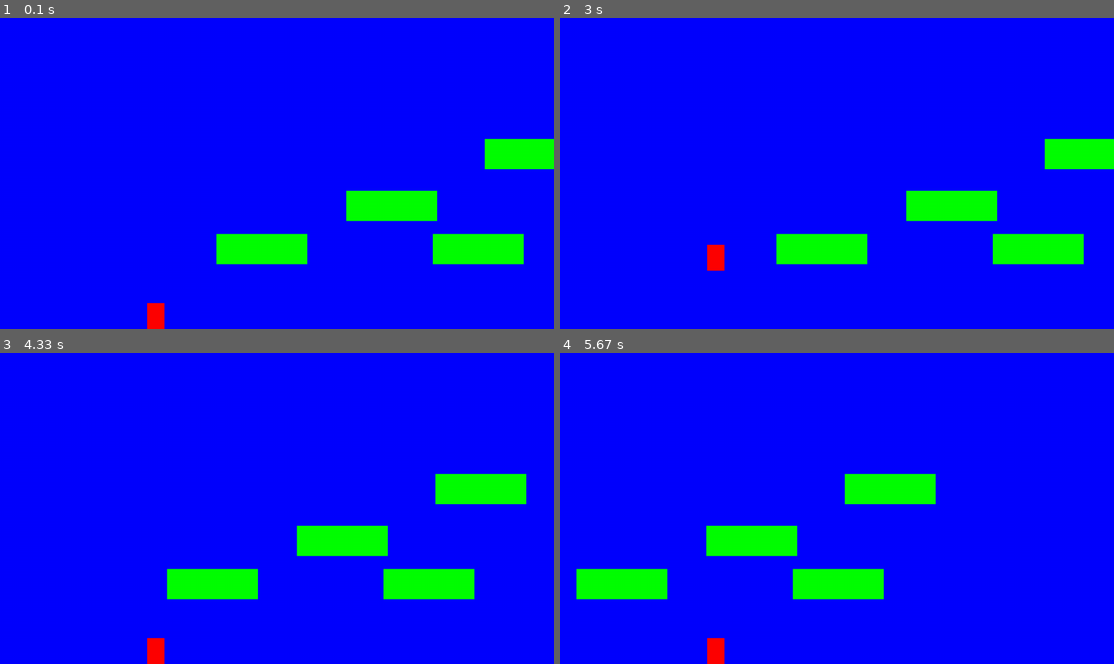
Above: before the commit, frames 1-4 (two rows, left to right).
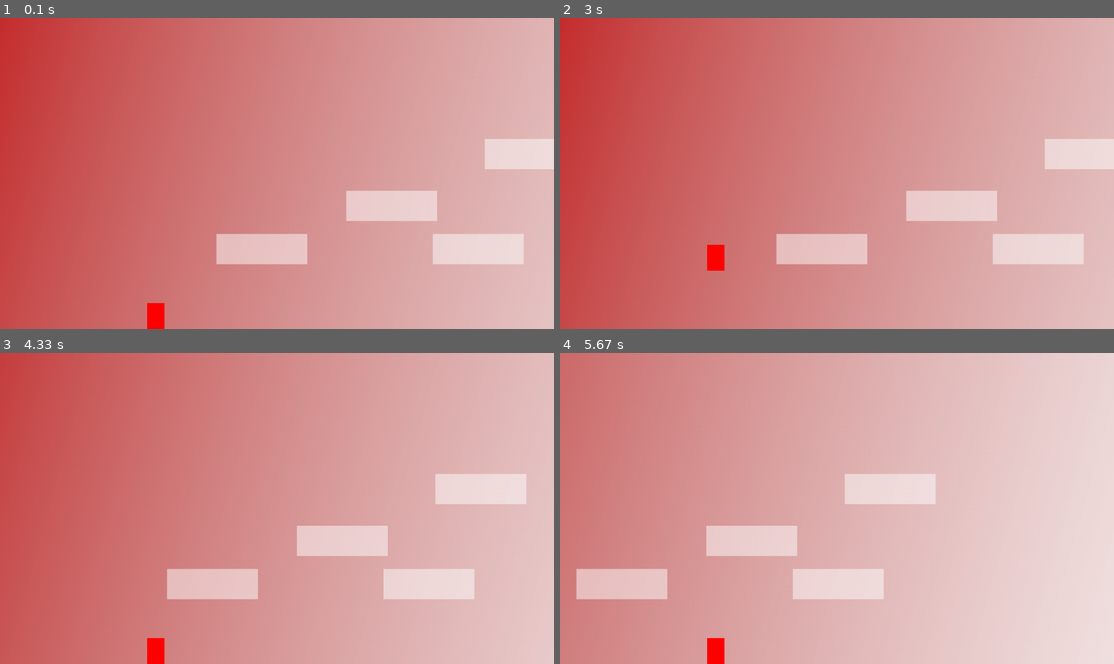
Above: after the commit, the same moments.

Repository: FlyingEwok/pygameRST
Game: pygame game, started from game.py
Same seed, same stepped clock (60 frames per second), same inputs: the game is played once before the commit and once after it.
Inputs:
- Up to frame 1 (0.1 s): no input
- Up to frame 2 (3 s): hold Right 0.33-0.8 s; hold Up 0.83-1.13 s; hold Right 1.17-1.63 s; hold Left 1.67-2.2 s; hold Left 2.23-2.63 s; hold Up from 2.67 s (still down)
- Up to frame 3 (4.33 s): release Up at 3.03 s; hold Right 3.07-3.7 s; hold Left 3.73-4.2 s; hold Right from 4.23 s (still down)
- Up to frame 4 (5.67 s): release Right at 4.7 s; hold Up 4.73-5.03 s; hold Right 5.07-5.53 s; hold Left from 5.57 s (still down)

The runs differ from the first frame. In frame 1, 100% of the frame differs, in the area x 0-100%, y 0-100%; in frame 2, 100%; in frame 3, 100%; in frame 4, 100%.

Commit message:
Scrolling Background and Transparent Platforms

Diff:
--- a/levelclass.py
+++ b/levelclass.py
@@ -26,7 +26,9 @@
         """ Draw everything on this level. """
 
         # Draw the background
-        screen.fill(rgbColours.BLUE)
+        # screen.fill(rgbColours.BLUE)
+        background = pygame.image.load('images/Test-Background.png')
+        screen.blit(background, (self.world_shift, 0))
 
         # Draw all the sprite lists that we have
         self.platform_list.draw(screen)
--- a/platformclass.py
+++ b/platformclass.py
@@ -10,6 +10,6 @@
             """
         super().__init__()
 
-        self.image = pygame.Surface([width, height])
-        self.image.fill(rgbColours.GREEN)
+        self.image = pygame.Surface([width, height], pygame.SRCALPHA)
+        self.image.fill(rgbColours.WHITE)
         self.rect = self.image.get_rect()
--- a/rgbColours.py
+++ b/rgbColours.py
@@ -1,6 +1,6 @@
 # Colors RGB
 BLACK = (0, 0, 0)
-WHITE = (255, 255, 255)
+WHITE = (255, 255, 255, 128)
 GREEN = (0, 255, 0)
 RED = (255, 0, 0)
 BLUE = (0, 0, 255)
Binary file added: images/Test-Background.png
Binary file added: images/Test-Background1.png
